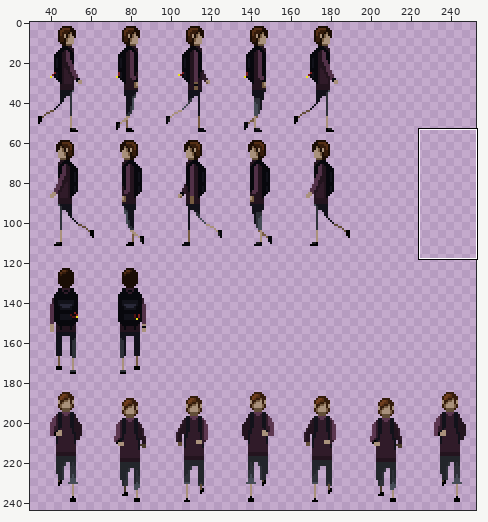
Sprite sheet, stored at src/LostAndFound.Core/Assets/Images/Player/PlayerAnimations.png. Above: a wide view before the commit, with the close-up outlined.
Close-up. The starting point:
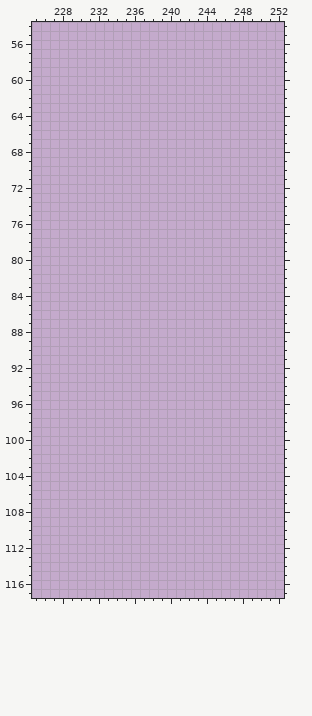
The file is 300x300 pixels. Colours within 5 levels of each other are drawn and written as one. Shown: x 225..252, y 54..117. The wide view leaves out empty margins.
Once edited:
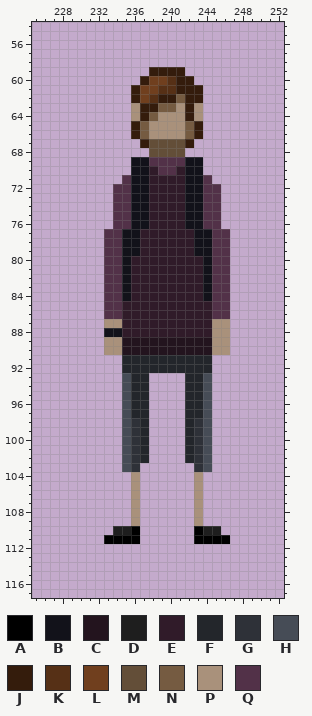
Palette (. is transparent): A #000000  B #12121a  C #23141e  D #1e1e1e  E #301b29  F #23262b  G #2e3138  H #464c56  J #341c0c  K #563016  L #703f1e  M #634e38  N #755b41  P #a9917b  Q #523148
Commit message: add idle animation to player
The exact change:
y 59: x 238..241 .... -> JJJJ
y 60: x 237..242 ...... -> JLLKJJ
y 61: x 236..243 ........ -> JLLKKJJJ
y 62: x 236..243 ........ -> JLKJJNJJ
y 63: x 236..243 ........ -> PJJNNPJP
y 64: x 236..243 ........ -> PJNPPPJP
y 65..66: x 236..243 ........ -> JNPPPPNJ
y 67: x 237..242 ...... -> JMMMMJ
y 68: x 238..241 .... -> MMMM
y 69: x 236..243 ........ -> BBQQQQBB
y 70: x 236..243 ........ -> BBEQQEBB
y 71: x 235..244 .......... -> QBBEEEEBBQ
y 72..76: x 234..245 ............ -> QQBBEEEEBBQQ
y 77..79: x 233..246 .............. -> QQBBEEEEEEBBQQ
y 80..84: x 233..246 .............. -> QQBEEEEEEEEBQQ
y 85..86: x 233..246 .............. -> QQEEEEEEEEEEQQ
y 87: x 233..246 .............. -> PPEEEEEEEEEEPP
y 88: x 233..246 .............. -> BBEEEEEEEEEEPP
y 89..90: x 233..246 .............. -> PPCCCCCCCCCCPP
y 91..92: x 235..244 .......... -> FFFFFFFFFF
y 93..97: x 235..237 ... -> HFF; x 242..244 ... -> FFH
y 98..102: x 235..237 ... -> HGF; x 242..244 ... -> FGH
y 103: x 235..236 .. -> HG; x 243..244 .. -> GH
y 104..109: x 236 . -> P; x 243 . -> P
y 110: x 234..236 ... -> DDA; x 243..245 ... -> ADD
y 111: x 233..236 .... -> AAAA; x 243..246 .... -> AAAA
